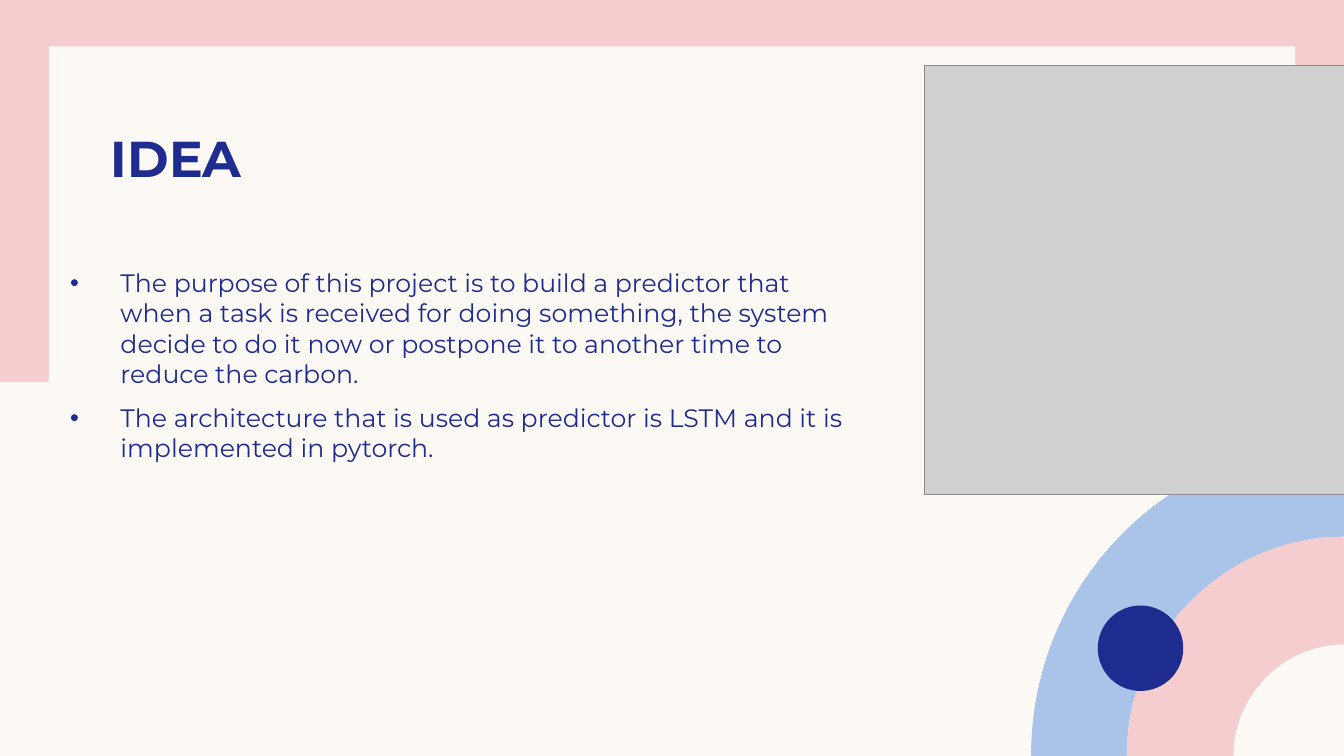
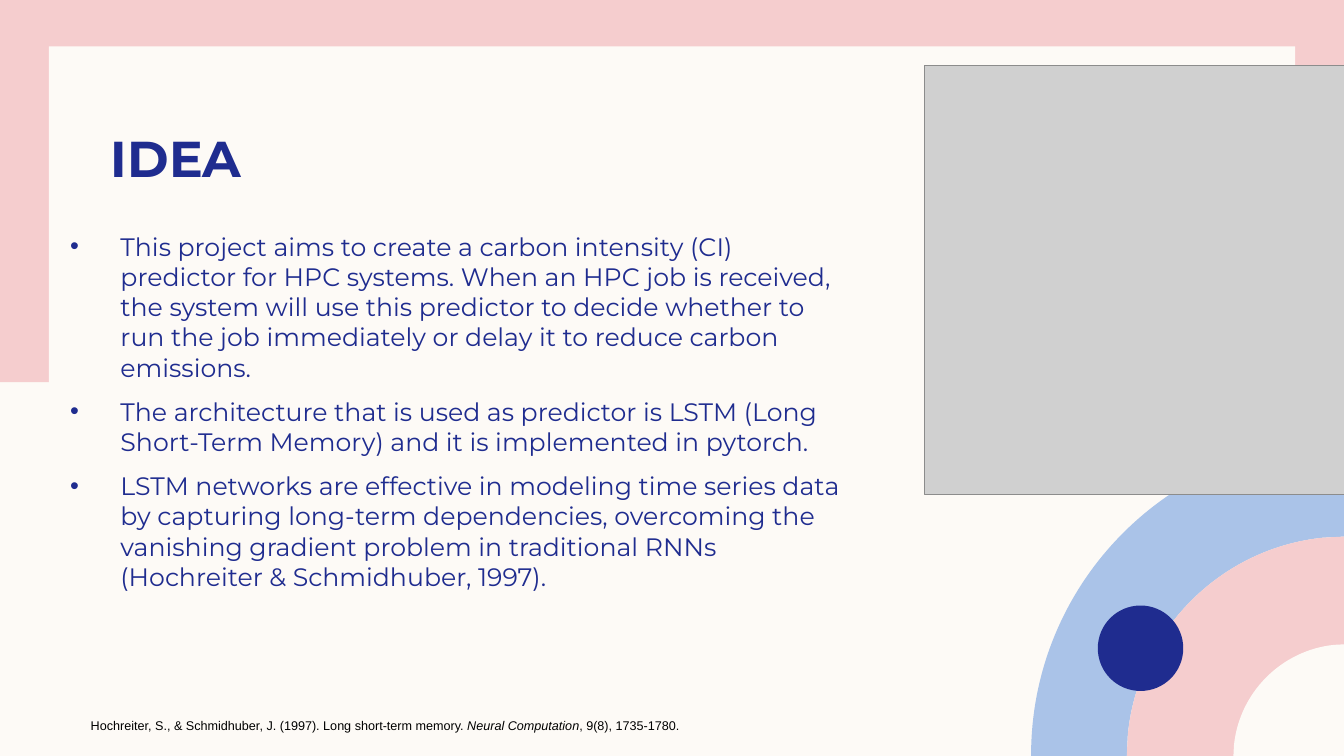
Before and after one commit to Fatemehbozorgi97/Carbon-emission-prediction-, a slide deck: slide 7 of Carbon emission prediction.pptx (slide 8 before the commit). Drawn at 1344x756 pixels with LibreOffice and Linux fonts; fonts in the diff are those of the drawing; grey boxes stand for pictures. Boxes give left, top, right and bottom in pixels: in the first picture for what was removed or moved away, otherwise in the second. Text is boxed around its words. In the diff, an @@ line names an element or a change of style, - is before the commit and + after.

```diff
--- a/Carbon emission prediction.pptx
+++ b/Carbon emission prediction.pptx
@@ text at box(120, 237, 839, 591): text changed @@
-• The purpose of this project is to build a predictor that when a task is received for doing something, the system decide to do it now or postpone it to another time to reduce the carbon.
-• The architecture that is used as predictor is LSTM and it is implemented in pytorch.
+• This project aims to create a carbon intensity (CI) predictor for HPC systems. When an HPC job is received, the system will use this predictor to decide whether to run the job immediately or delay it to reduce carbon emissions.
+• The architecture that is used as predictor is LSTM (Long Short-Term Memory) and it is implemented in pytorch.
+• LSTM networks are effective in modeling time series data by capturing long-term dependencies, overcoming the vanishing gradient problem in traditional RNNs (Hochreiter & Schmidhuber, 1997).
@@ text added at box(91, 721, 680, 733), 9 pt, text #000000 @@
+Hochreiter, S., & Schmidhuber, J. (1997). Long short-term memory. Neural Computation, 9(8), 1735-1780.
```
Also in this commit, not shown: 9 other slides changed, 3 slides added, 1 slide removed, 2 other files.
